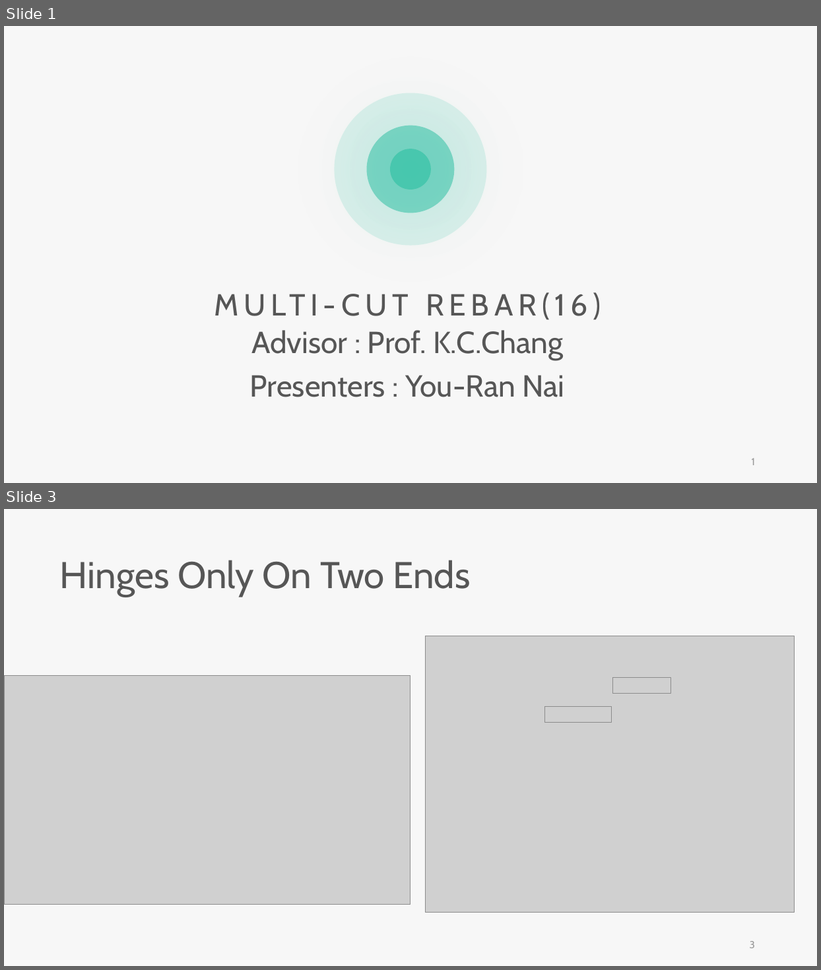
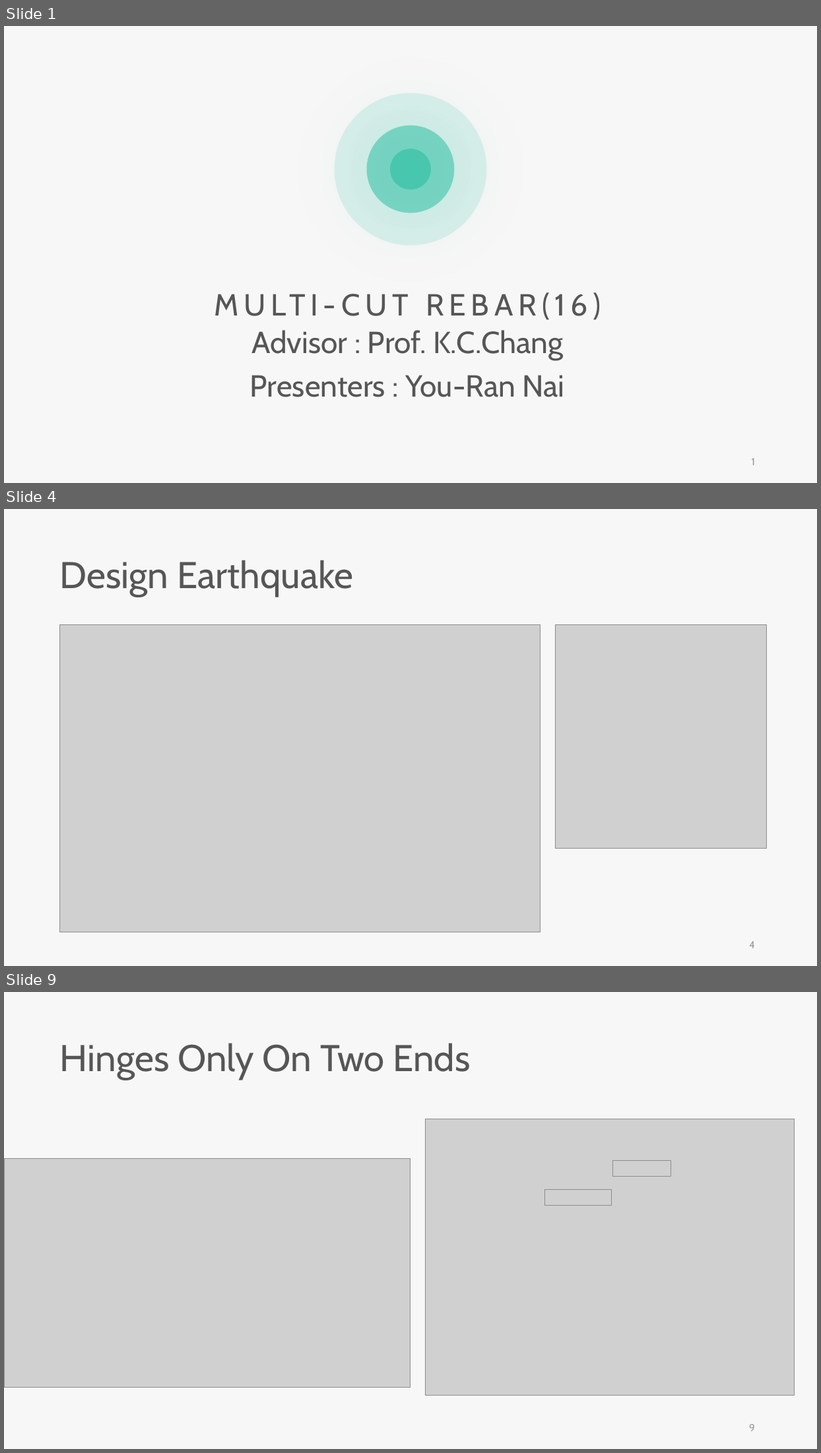
Before and after one commit to skyran1278/thesis, a slide deck: Meeting/20190516 Meeting/20190516 Meeting.pptx. Shown one above the other, each under a label of ours: slides 1 and 3 before the commit, slides 1, 4 and 9 after it; the slides between them are not shown. The pictures are 821x970 and 821x1453 pixels, drawn with LibreOffice and Linux fonts; fonts in the diff are those of the drawing; grey boxes stand for pictures. Boxes give left, top, right and bottom in pixels: in the first picture for what was removed or moved away, otherwise in the second. Text is boxed around its words. In the diff, an @@ line names an element or a change of style, - is before the commit and + after.

```diff
--- a/Meeting/20190516 Meeting/20190516 Meeting.pptx
+++ b/Meeting/20190516 Meeting/20190516 Meeting.pptx
@@ slide 4 added at (x1=4, y1=509, x2=817, y2=966), background #F7F7F7 @@
@@ text added at (x1=60, y1=560, x2=353, y2=597), 44 pt, text #565656 @@
+Design Earthquake
@@ picture added at (x1=60, y1=625, x2=541, y2=932) @@
@@ picture added at (x1=556, y1=625, x2=766, y2=849) @@
@@ page number added at (x1=749, y1=941, x2=755, y2=949), 12 pt, text #9A9A9A @@
+4
@@ what was slide 3 is now slide 9 @@
@@ page number at (x1=749, y1=1424, x2=755, y2=1432): text changed @@
-3
+9
```
Also in this commit, not shown: 9 slides changed, 9 other slides added, 4 slides removed.
